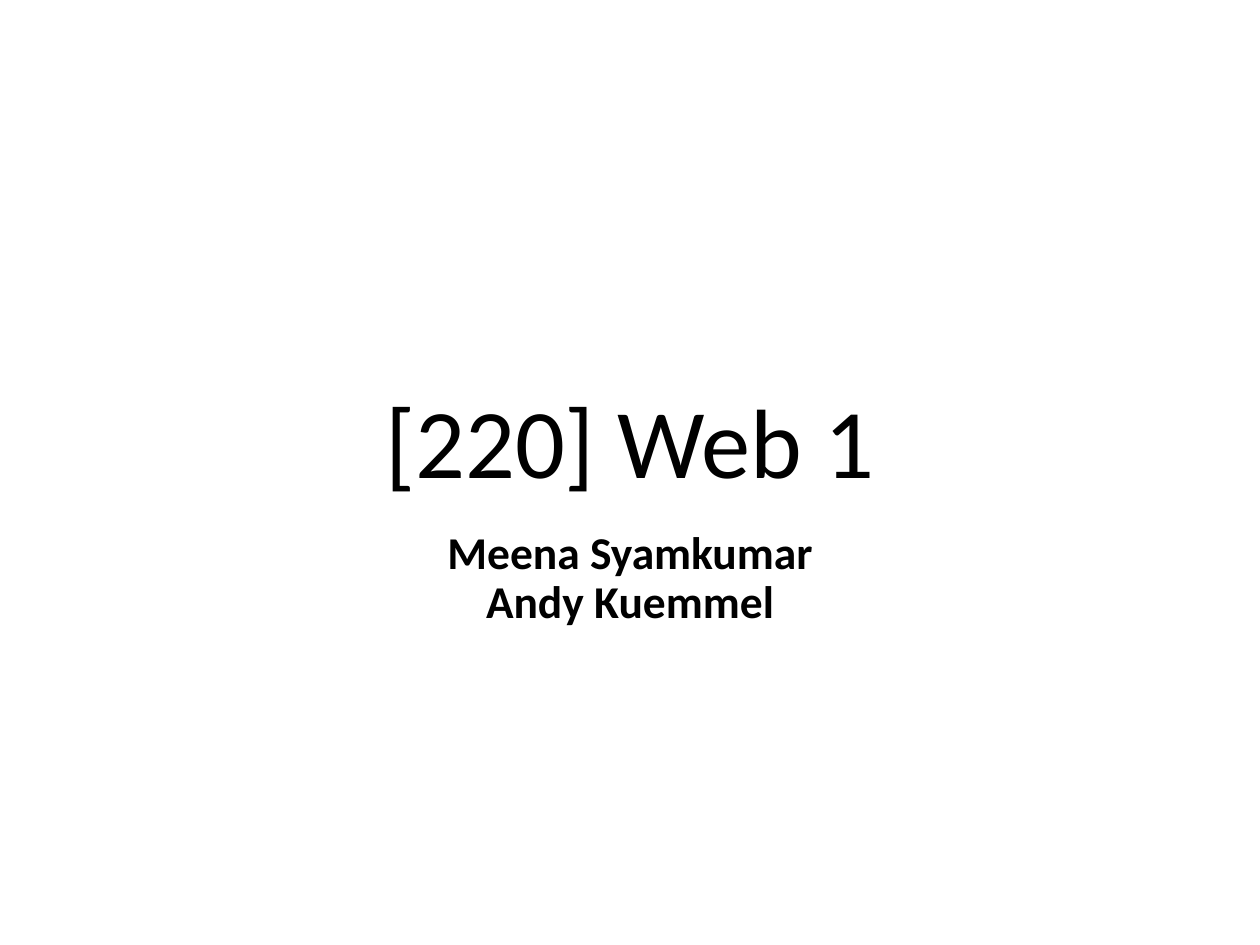
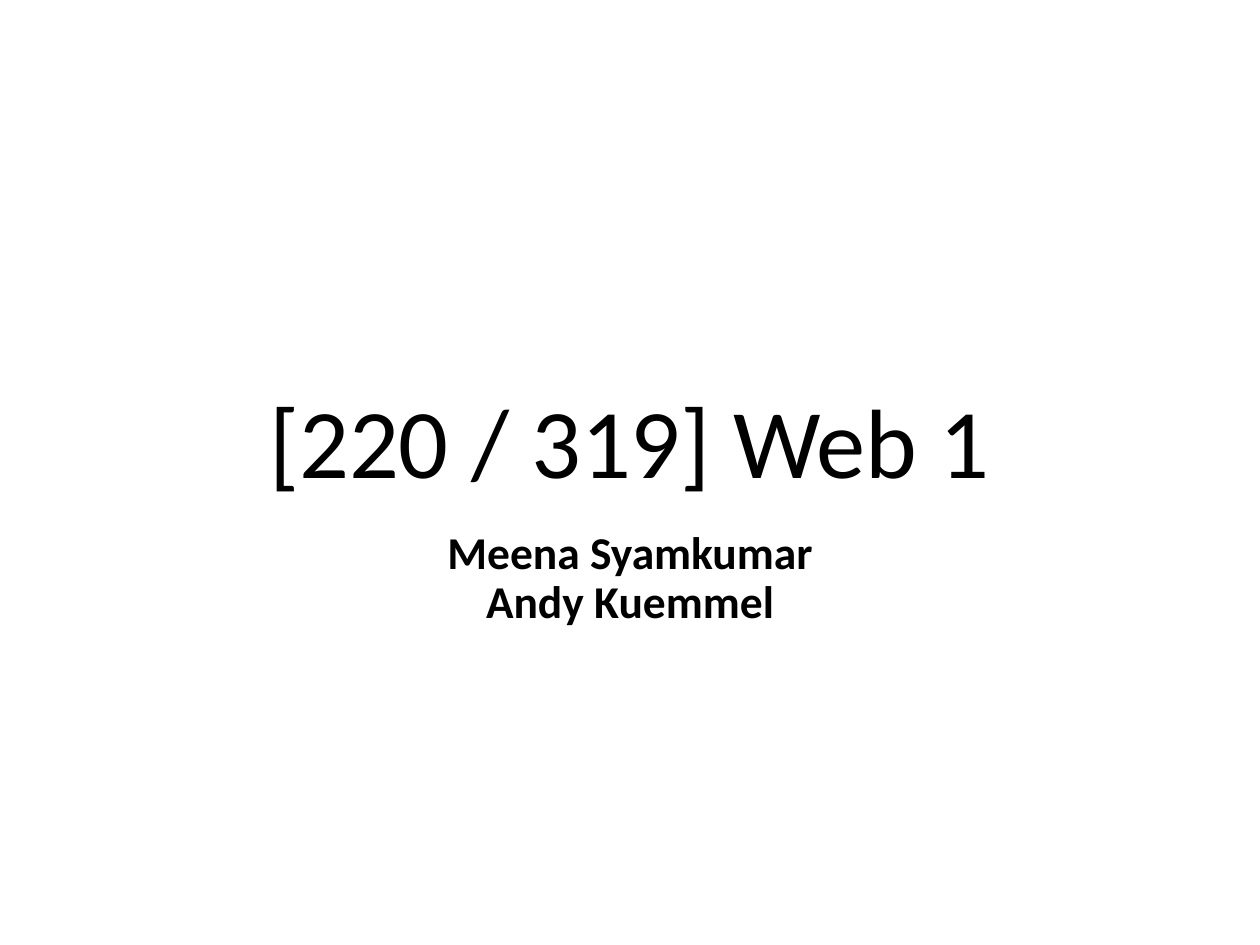
Before and after one commit to tylerharter/caraza-harter-com, a slide deck: slide 1 of tyler/meena/cs220/s21/materials/lec_31_S21.pptx. Drawn at 1260x945 pixels with LibreOffice and Linux fonts; fonts in the diff are those of the drawing. Boxes give left, top, right and bottom in pixels: in the first picture for what was removed or moved away, otherwise in the second. Text is boxed around its words. In the diff, an @@ line names an element or a change of style, - is before the commit and + after.

```diff
--- a/tyler/meena/cs220/s21/materials/lec_31_S21.pptx
+++ b/tyler/meena/cs220/s21/materials/lec_31_S21.pptx
@@ title at <box>269,407,990,492</box>: text changed @@
-[220] Web 1
+[220 / 319] Web 1
```
Also in this commit, not shown: 5 other slides changed, 8 other files.
